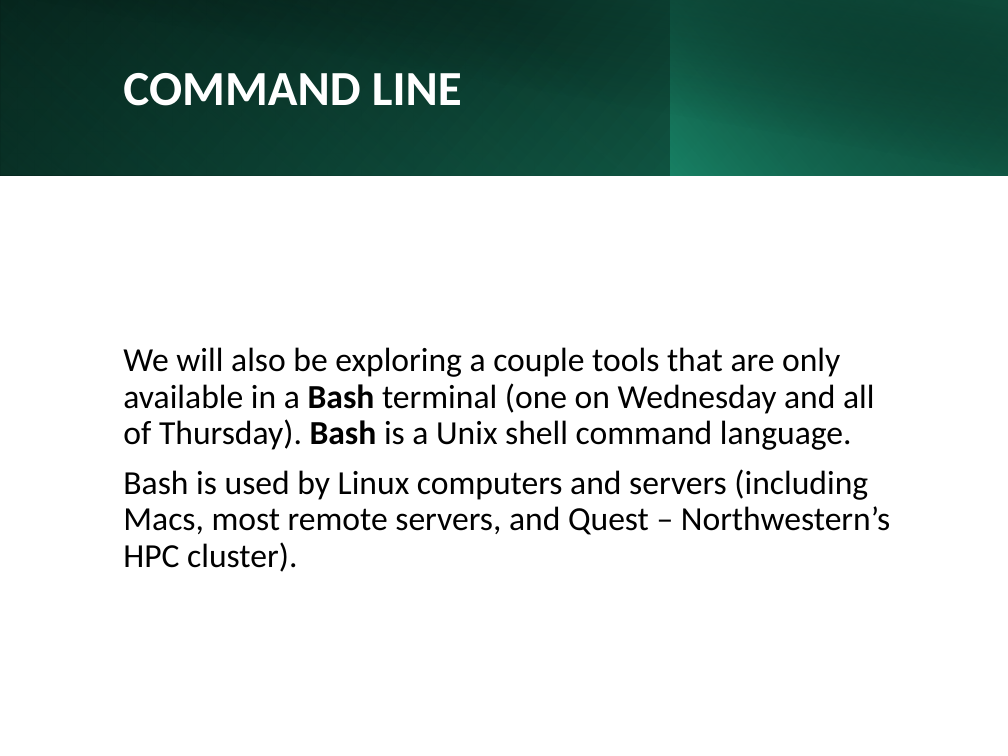
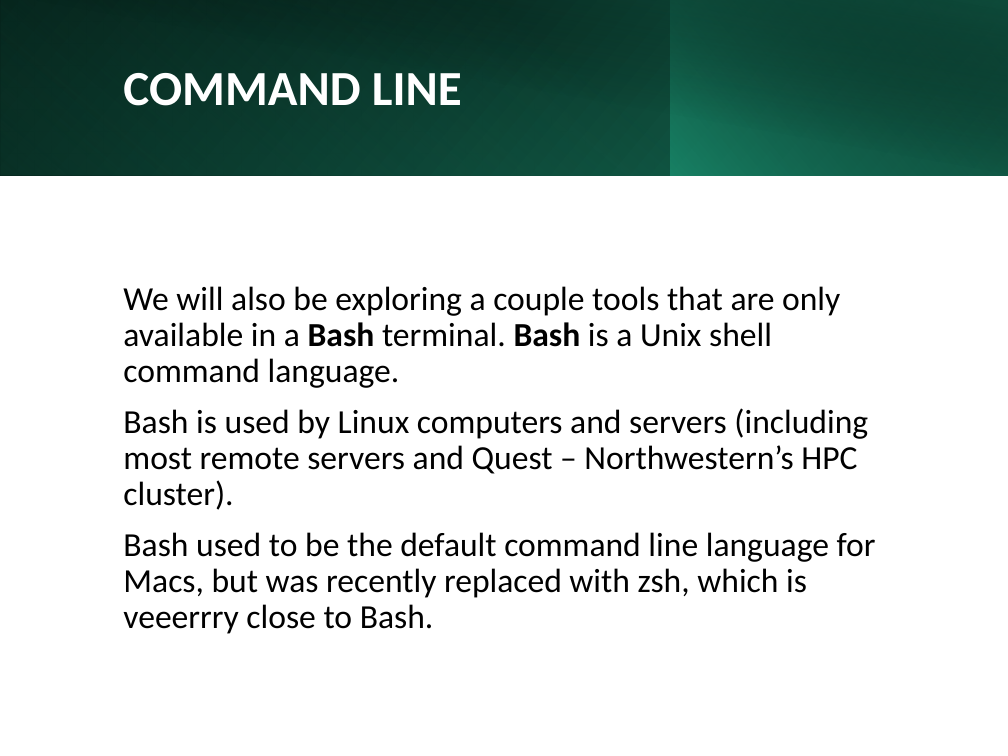
Before and after one commit to aGitHasNoName/PythonForAutomation, a slide deck: slide 10 of Day1Slides.pptx. Drawn at 1008x756 pixels with LibreOffice and Linux fonts; fonts in the diff are those of the drawing. Boxes give left, top, right and bottom in pixels: in the first picture for what was removed or moved away, otherwise in the second. Text is boxed around its words. In the diff, an @@ line names an element or a change of style, - is before the commit and + after.

```diff
--- a/Day1Slides.pptx
+++ b/Day1Slides.pptx
@@ text at <box>123,286,876,634</box>: text changed @@
-We will also be exploring a couple tools that are only available in a Bash terminal (one on Wednesday and all of Thursday). Bash is a Unix shell command language.
-Bash is used by Linux computers and servers (including Macs, most remote servers, and Quest – Northwestern’s HPC cluster).
+We will also be exploring a couple tools that are only available in a Bash terminal. Bash is a Unix shell command language.
+Bash is used by Linux computers and servers (including most remote servers and Quest – Northwestern’s HPC cluster).
+Bash used to be the default command line language for Macs, but was recently replaced with zsh, which is veeerrry close to Bash.
```
Also in this commit, not shown: 11 other slides changed, 12 other files.
